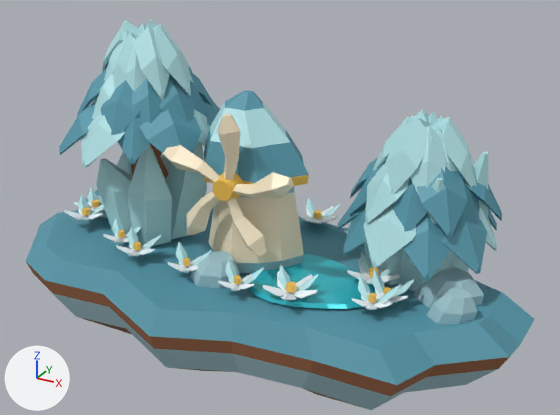
The glTF model public/models/terraces/polar.glb as it was, and as the next commit left it.
Before and after are seen from a 50 mm lens placed at (3.14, -5.13, 3.11), pointed at (0.27, 0.08, 0.5). The axes (+X, +Y, +Z) are drawn at lower left. The lights are the same throughout. The picture after the commit comes second. Where no turn or scale is listed for an object, it has been applied to the vertices. Vertices at exactly the same position are counted once.

Objects in the first picture: 'terrace-polar', 'windwheel'.
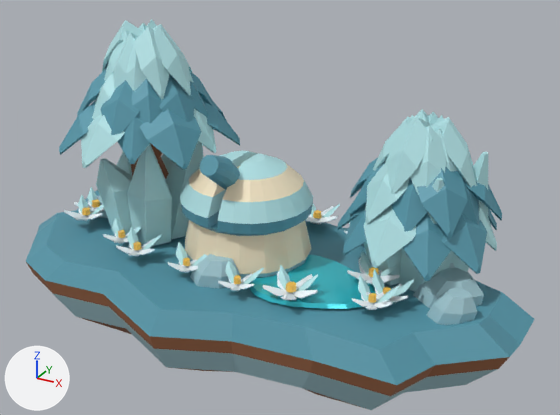
What differs and where, as boxes [x1, y1, x2, y2] in the pictures (560 x 415 px):
'observatory-dome', added: after [180, 151, 313, 234]
    faces in mat_polar_sunlit_leaves (cyan #b3e3e7): [180, 151, 313, 224]
    faces in mat_canvas (beige #f7e8c8): [189, 164, 304, 202]
    faces in mat_polar_shadow_leaves (cyan #5799ac): [181, 155, 313, 234]
'windwheel', deleted: before [163, 114, 294, 257]
    faces in mat_canvas (beige #f7e8c8): [163, 114, 294, 257]
    faces in mat_pollen (orange #fcc855): [213, 172, 243, 201]
part 1 of me_terrace_polar, rebuilt: before [209, 186, 304, 273]; after [185, 220, 311, 279]
part 2 of me_terrace_polar, deleted: before [203, 90, 309, 186]

The change in detail:
me_terrace_polar is used by ob_terrace_polar; location (0.0, 0.0, 0.0).
me_terrace_polar had 3972 vertices, 7200 faces and spanned x -2.32..2.38, y -1.18..1.13, z -0.84..1.93.
me_terrace_polar now has 3928 vertices, 7116 faces and spans x -2.32..2.38, y -1.18..1.13, z -0.84..1.93.
me_terrace_polar part 1: the loose piece of 48 vertices spanning x -0.38..0.54, y -0.41..0.41, z 0.05..0.83 is rebuilt with 64 vertices and now spans x -0.56..0.56, y -0.52..0.52, z 0.04..0.48.
me_terrace_polar part 2: the loose piece of 60 vertices spanning x -0.42..0.58, y -0.37..0.37, z 0.8..1.45 is deleted.
Mesh me_observatory_dome is new.
It has 178 vertices, 344 faces and spans x -0.565..0.565, y -0.581..0.52, z 0.0..0.622.
Faces by material slot: [148, 144, 52].
It uses material mat_polar_sunlit_leaves (cyan #b3e3e7).
It uses material mat_polar_shadow_leaves (cyan #5799ac).
It uses material mat_canvas (beige #f7e8c8).
Object 'windwheel' (ob_windwheel) is deleted.
Object 'observatory-dome' (ob_observatory_dome) is new; it shows me_observatory_dome.
Its location is (0.0, 0.0, 0.48).
